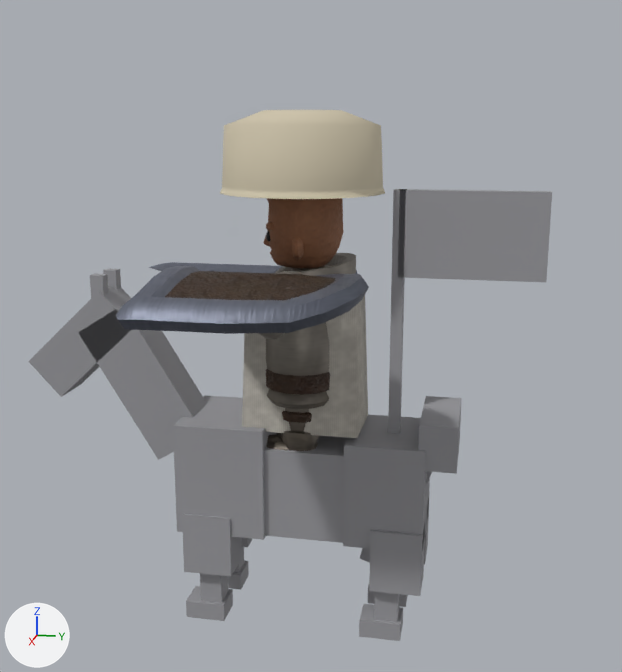
Before and after pictures for a commit that changed the glTF model csharp/Unciv.Godot/Packs/units/models/unit/Sipahi.glb.
Rendered twice from a camera (50 mm lens) standing at (2.68, 0.56, 1.65) and looking at (0.05, 0.03, 0.99). The axes (+X, +Y, +Z) are drawn at lower left. The lights are the same throughout. The first picture is the older version. Where no turn or scale is listed for an object, it has been applied to the vertices. Vertices at exactly the same position are counted once.

In view in the first picture: 'Badge_Shield', 'HorseMesh', 'Warrior' and 1 more.
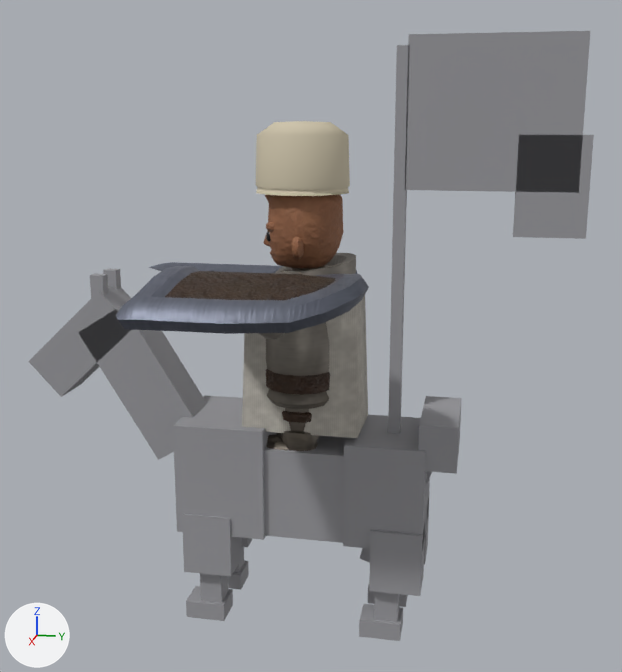
The change, as a diff of the scene's bpy script:
```diff
--- a/csharp/Unciv.Godot/Packs/units/models/unit/Sipahi.glb.py
+++ b/csharp/Unciv.Godot/Packs/units/models/unit/Sipahi.glb.py
@@ me_horse @@
 # used by ob_horsemesh; location = (0.0, 0.0, 0.0)
 # verts and faces of me_horse; kept vertices keep their numbers, new ones are numbered from 184
 # before: 160 (0.02, 0.32, 0.41), 161 (0.02, 0.32, 1.46) at pixel (405, 189), 162 (0.02, 0.28, 1.46) at pixel (393, 189), 163 (0.02, 0.28, 0.41), 164 (-0.02, 0.32, 0.41)
 # before: 165 (-0.02, 0.32, 1.46) at pixel (406, 189), 166 (-0.02, 0.28, 1.46) at pixel (394, 188), 167 (-0.02, 0.28, 0.41), 168 (0.02, 0.75, 1.18) at pixel (546, 282), 169 (0.02, 0.75, 1.46) at pixel (552, 192)
 # before: 170 (0.02, 0.3, 1.46) at pixel (399, 189), 171 (0.02, 0.3, 1.18) at pixel (397, 277), 172 (-0.02, 0.75, 1.18) at pixel (545, 280), 173 (-0.02, 0.75, 1.46) at pixel (551, 191), 174 (-0.02, 0.3, 1.46) at pixel (400, 189)
 # before: 175 (-0.02, 0.3, 1.18)
-me_horse.from_pydata(...)  # 184 vertices, 276 faces; spans x -0.17..0.17, y -0.95..0.75, z 0.0..1.46
+me_horse.from_pydata(...)  # 192 vertices, 288 faces; spans x -0.17..0.17, y -0.95..0.86, z 0.0..1.9
+# me_horse part 1: a new loose piece, a box spanning x -0.019..0.019, y 0.645..0.855, z 1.32..1.62, in mat_horse (grey #99999e)
+# me_horse part 2
+for i in [160, 163, 164, 167]: verts[i] += (0.0, 0.0, 0.11)
+for i in [161, 162, 165, 166]: verts[i] += (0.0, 0.0, 0.42)
+verts[168] = (0.02, 0.82, 1.46)  # moved, pixel (578, 192)
+verts[172] = (-0.02, 0.82, 1.46)  # moved
+verts[169] = (0.02, 0.82, 1.9)  # moved, pixel (590, 30)
+verts[173] = (-0.02, 0.82, 1.9)  # moved, pixel (589, 31)
+verts[170] = (0.02, 0.31, 1.9)  # moved, pixel (408, 34)
+verts[174] = (-0.02, 0.31, 1.9)  # moved, pixel (409, 35)
+verts[171] = (0.02, 0.31, 1.46)  # moved, pixel (404, 189)
+verts[175] = (-0.02, 0.31, 1.46)  # moved
 me_horse.materials.append(mat_horse)
@@ me_mesh_skinned @@
 # used by ob_warrior; location = (0.0, 0.0, 0.57)
-me_mesh_skinned.from_pydata(...)  # 2491 vertices, 4640 faces; spans x -0.482..0.482, y -0.266..0.254, z 0.0..1.124
+me_mesh_skinned.from_pydata(...)  # 2491 vertices, 4640 faces; spans x -0.482..0.482, y -0.183..0.195, z 0.0..1.089
+# me_mesh_skinned part 3: 81 of 2491 vertices moved; they spanned x -0.26..0.26, y -0.266..0.254, z 0.872..1.124 and now span x -0.149..0.149, y -0.155..0.143, z 0.872..1.089; mean shift (0.0, 0.0, -0.013); largest move (0.184, -0.19, 0.872) -> (0.104, -0.11, 0.872)
 me_mesh_skinned.materials.append(mat_bronze)
```

Location of each change, (x1, y1, x2, y2) in pixels of the pictures (622 x 672 px; the box of a moved part takes in the faces that stretch with it):
'HorseMesh', reshaped (8% wider, 35% taller): before (28, 189, 552, 641); after (28, 31, 594, 641)
'Warrior', reshaped (23% narrower): before (220, 110, 385, 451); after (242, 121, 368, 451)
part 1 of me_horse, added: after (513, 135, 594, 239)
part 2 of me_horse, moved or reshaped: before (388, 189, 552, 434); after (388, 31, 590, 434)
part 3 of me_mesh_skinned, moved or reshaped: before (220, 110, 385, 199); after (256, 121, 350, 196)
